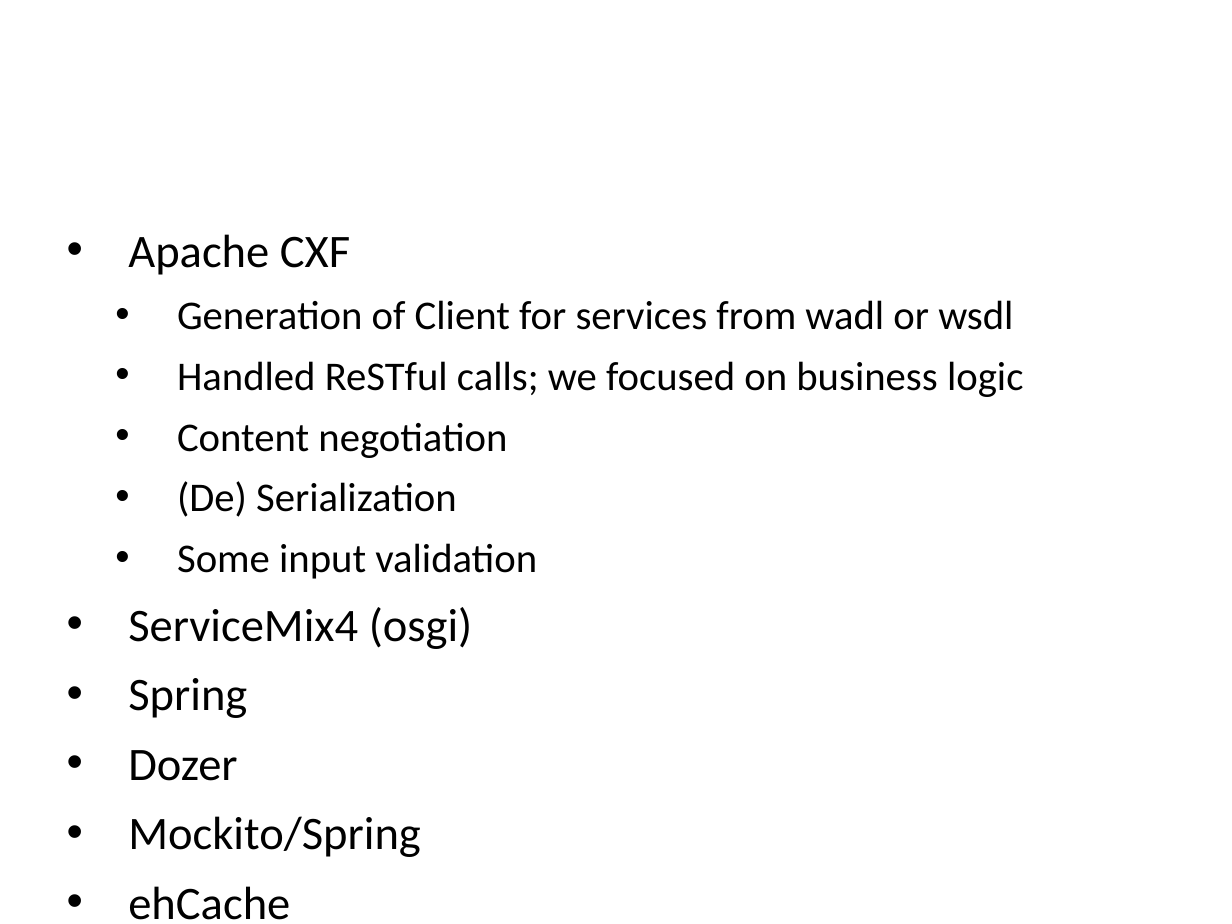
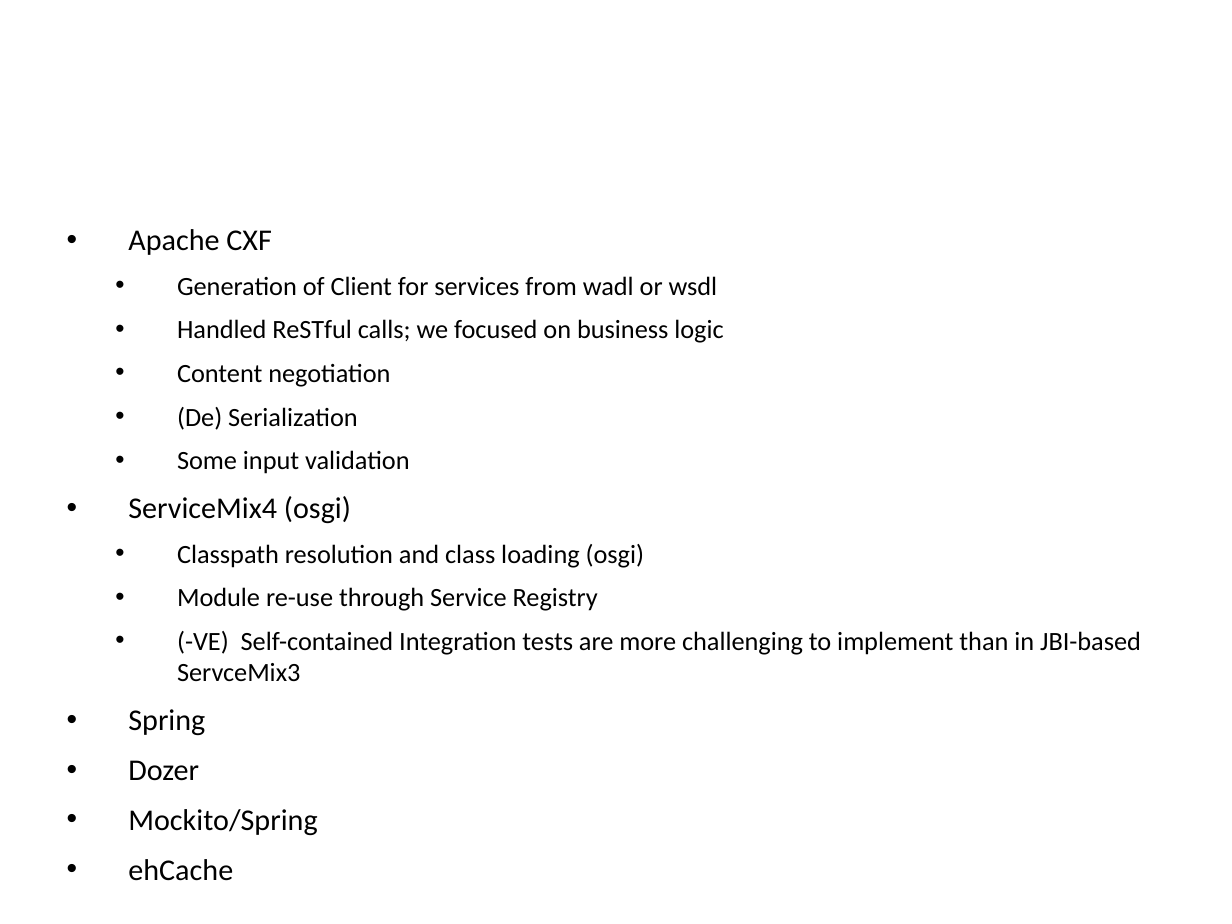
Before and after one commit to rackerlabs/docs-cloud-dns, a slide deck: slide 1 of techtalk/CloudDNS-TechTalk-3-Technologies.pptx. Drawn at 1232x924 pixels with LibreOffice and Linux fonts; fonts in the diff are those of the drawing; background and template pictures are left out. Boxes give left, top, right and bottom in pixels: in the first picture for what was removed or moved away, otherwise in the second. Text is boxed around its words. In the diff, an @@ line names an element or a change of style, - is before the commit and + after.

Commit message:
updates

```diff
--- a/techtalk/CloudDNS-TechTalk-3-Technologies.pptx
+++ b/techtalk/CloudDNS-TechTalk-3-Technologies.pptx
@@ text at [128,229,723,835]: size 27.2 to 17.6 pt in "Apache CXF", "ServiceMix4 (osgi)", "Spring", "Dozer" and 2 more places; size 23.8 to 15.4 pt in "Generation of Client for services from wadl ...", "Handled ReSTful calls; we focused on business ...", "Content negotiation", "(De) Serialization" and 1 more places @@
@@ text at [177,544,1141,681]: paragraphs added @@
+  • Classpath resolution and class loading (osgi)
+  • Module re-use through Service Registry
+  • (-VE) Self-contained Integration tests are more challenging to implement than in JBI-based ServceMix3
```
